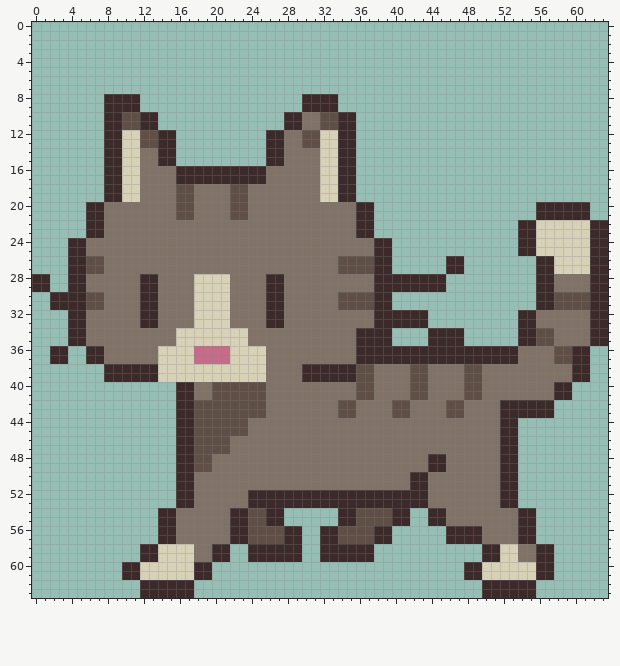
Edited in one commit: pixel-art sprite (graphics/characters/Player/left/2.PNG). The first picture shows the starting point.
The file is 64x64 pixels. Colours within 5 levels of each other are drawn and written as one.
After:
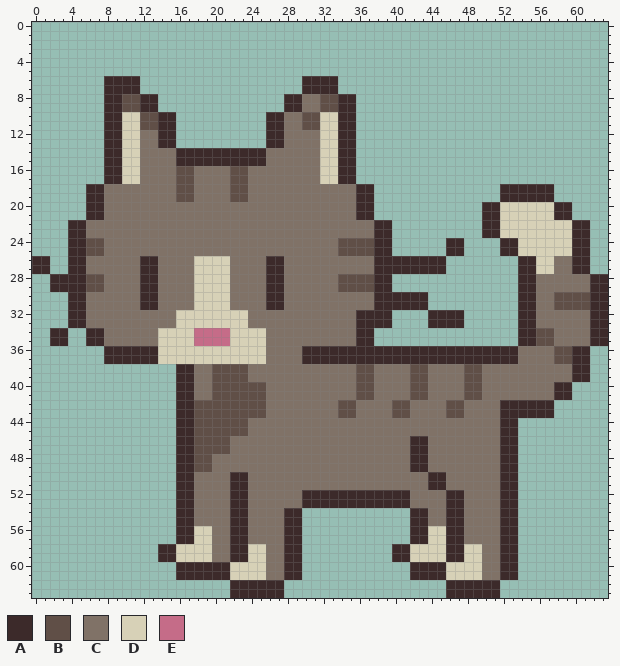
Palette (. is transparent): A #3c2a2a  B #604f47  C #807267  D #d7d1b7  E #c56c88
The edit:
Changed rows in their new state; - is an unchanged pixel.
first column x 0:
 6 --------AAAA------------------AAAA------------------------------
 7 --------AAAA------------------AAAA------------------------------
 8 ----------BBAA--------------AACCBBAA----------------------------
 9 ----------BBAA--------------AACCBBAA----------------------------
10 ----------DDBBAA----------AACCBBDD------------------------------
11 ----------DDBBAA----------AACCBBDD------------------------------
12 ------------CC----------------CC--------------------------------
13 ------------CC----------------CC--------------------------------
14 --------------CCAAAAAAAAAACC------------------------------------
15 --------------CCAAAAAAAAAACC------------------------------------
16 ----------------BBCCCCBBCC--------------------------------------
17 ----------------BBCCCCBBCC--------------------------------------
18 ------AACCCC--------------------CCCCAA--------------AAAAAA------
19 ------AACCCC--------------------CCCCAA--------------AAAAAA------
20 ----------------CC----CC--------------------------AADDDDDD--..--
21 ----------------CC----CC--------------------------AADDDDDD--..--
22 ----AACC----------------------------CCAA----------AADDDD----AA..
23 ----AACC----------------------------CCAA----------AADDDD----AA..
24 ------BB--------------------------BBBB--------AA----AADD----AA..
25 ------BB--------------------------BBBB--------AA----AADD----AA..
26 AA----CC----AA----DDDD----AA------CCCC--AAAAAA..------AADDCCAA..
27 AA----CC----AA----DDDD----AA------CCCC--AAAAAA..------AADDCCAA..
28 ..AA--BB--------------------------BBBB--......--------AACC------
29 ..AA--BB--------------------------BBBB--......--------AACC------
30 --..--CC--------------------------CCCC--AAAA----------AACC------
31 --..--CC--------------------------CCCC--AAAA----------AACC------
32 ------------CC--DD----DD--CC--------AA--....AAAA----------------
33 ------------CC--DD----DD--CC--------AA--....AAAA----------------
34 --AA..AA------DD--EEEE--DD------------..----....----------------
35 --AA..AA------DD--EEEE--DD------------..----....----------------
36 --..--..AAAAAA----DDDD--------AAAAAA----------------------------
37 --..--..AAAAAA----DDDD--------AAAAAA----------------------------
38 --------........AACCBBBBCC----CCCCCC----------------------------
39 --------........AACCBBBBCC----CCCCCC----------------------------
first column x 10:
46 --------------------------------AA--------------
47 --------------------------------AA--------------
48 --------------------------------AACC------------
49 --------------------------------AACC------------
50 ------------AA------------------CCAA------------
51 ------------AA------------------CCAA------------
52 ------------AACCCCCC------------CC--AA----------
53 ------------AACCCCCC------------CC--AA----------
54 ----..AA------CCCCAA----........AACCAA----AA..--
55 ----..AA------CCCCAA----........AACCAA----AA..--
56 ----..AADD----CCCC----........--AADD--CC--AA..--
57 ----..AADD----CCCC----........--AADD--CC--AA..--
58 --..AA--DDCCAADDCC----......--AADDDDAADDCCAA....
59 --..AA--DDCCAADDCC----......--AADDDDAADDCCAA....
60 ......AA--AADDDDCCAA------------AAAADDDDCCAA....
61 ......AA--AADDDDCCAA------------AAAADDDDCCAA....
62 --......----AAAAAA------------------AAAA--....--
63 --......----AAAAAA------------------AAAA--....--
Pixel boxes of the changes (left, top, right, bottom) in both pictures:
changed: (32, 76, 608, 382)
changed: (122, 436, 554, 598)
